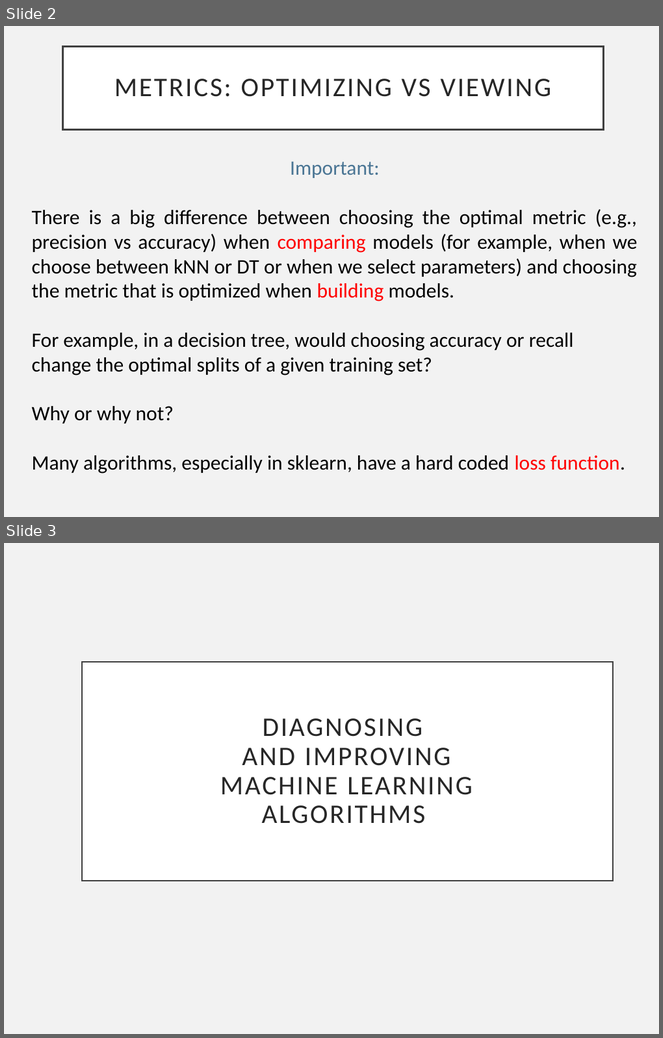
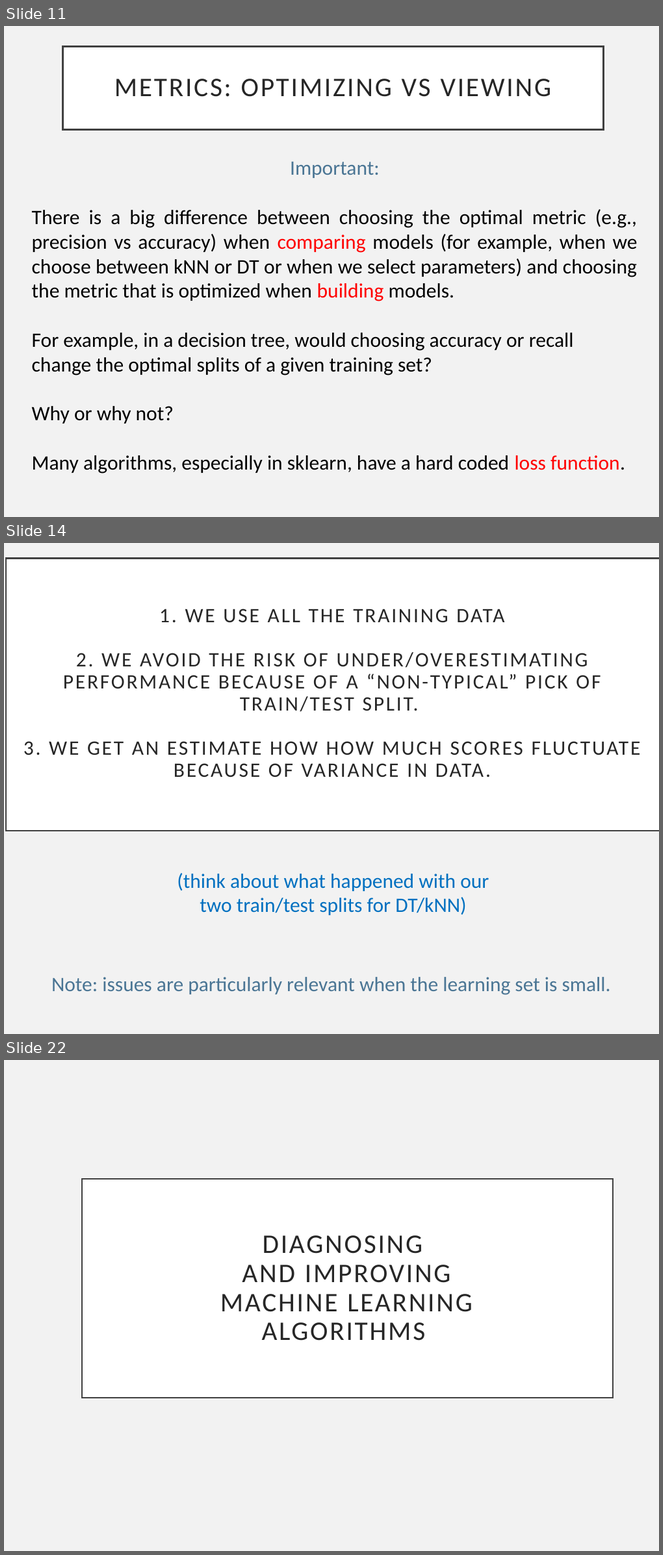
Before and after one commit to VaticanObsSummerSchool2023/lectures, a slide deck: VOSS_Diagnostics.pptx. Shown one above the other, each under a label of ours: slides 2 and 3 before the commit, slides 11, 14 and 22 after it; the slides between them are not shown. The pictures are 663x1038 and 663x1555 pixels, drawn with LibreOffice and Linux fonts; fonts in the diff are those of the drawing. Boxes give left, top, right and bottom in pixels: in the first picture for what was removed or moved away, otherwise in the second. Text is boxed around its words. In the diff, an @@ line names an element or a change of style, - is before the commit and + after.

```diff
--- a/VOSS_Diagnostics.pptx
+++ b/VOSS_Diagnostics.pptx
@@ slide 14 added at (4, 543, 659, 1034), background #F2F2F2 @@
@@ title added at (6, 558, 659, 831), fill #FFFFFF, outline #404040 2.5 pt, 32 pt, text #262626 @@
+1. WE USE ALL THE TRAINING DATA
+2. WE AVOID THE RISK OF UNDER/OVERESTIMATING PERFORMANCE BECAUSE OF A “NON-TYPICAL” PICK OF TRAIN/TEST SPLIT.
+3. WE GET AN ESTIMATE HOW HOW MUCH SCORES FLUCTUATE BECAUSE OF VARIANCE IN DATA.
@@ text added at (177, 873, 489, 915), 32 pt, text #0070C0 @@
+(think about what happened with our two train/test splits for DT/kNN)
@@ text added at (51, 977, 611, 995), 32 pt, text #4A7594 @@
+Note: issues are particularly relevant when the learning set is small.
@@ what was slide 2 is now slide 11 @@
@@ what was slide 3 is now slide 22 @@
```
Also in this commit, not shown: 18 other slides added, 1 other file.
